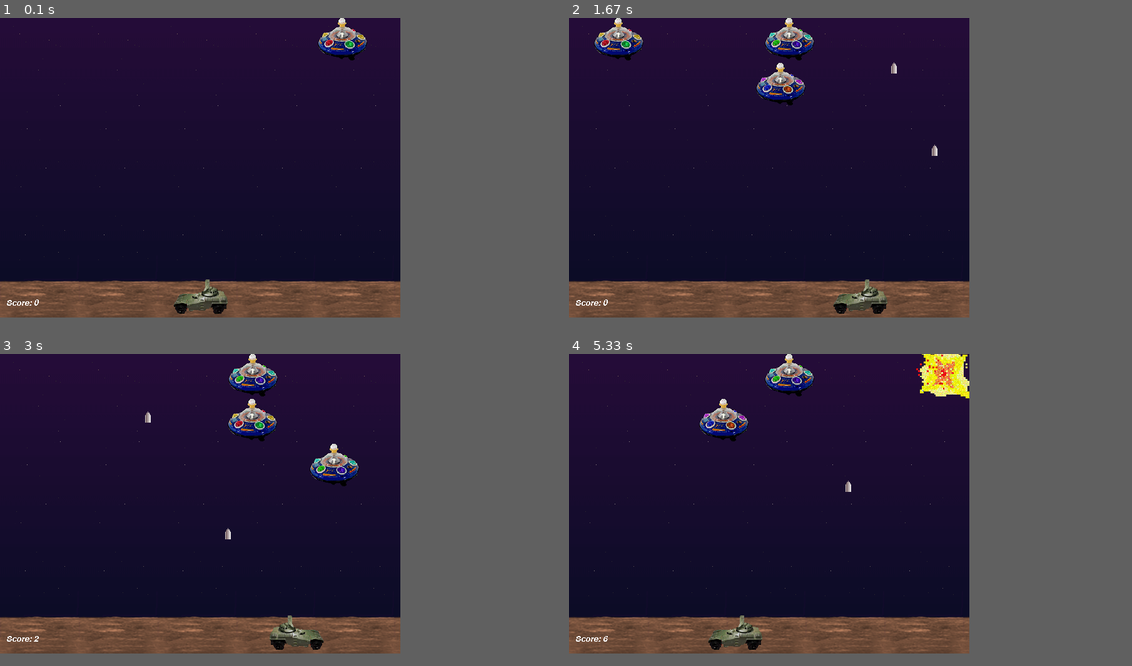
Above: before the commit, frames 1-4 (two rows, left to right).
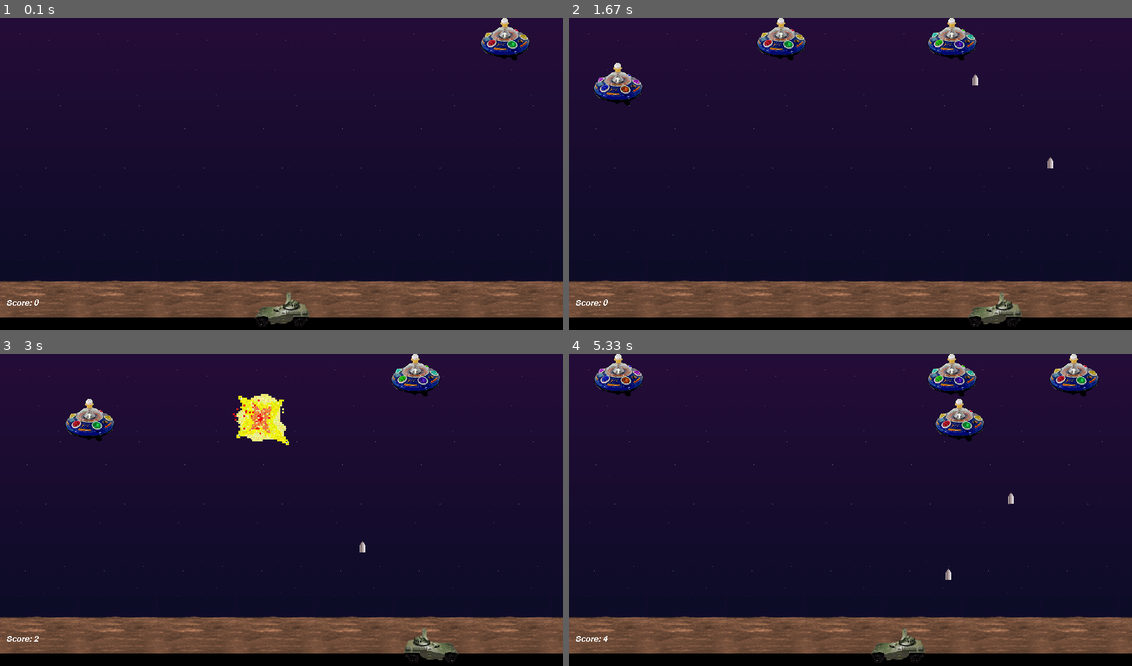
Above: after the commit, the same moments.

Repository: fmorriso/PyGame-Aliens-Example
Game: pygame game, started from aliens.py
Same seed, same stepped clock (60 frames per second), same inputs: the game is played once before the commit and once after it.
Inputs:
- Up to frame 1 (0.1 s): no input
- Up to frame 2 (1.67 s): hold Right 0.33-0.8 s; hold Right 0.83-1.3 s; tap Space at 0.9, 1.2, 1.4 s; tap F at 0.98 s; hold Left from 1.33 s (still down)
- Up to frame 3 (3 s): tap Space at 1.7, 1.97, 2.27, 2.4, 2.7 s; release Left at 1.87 s; hold Left 1.9-2.3 s; hold Right 2.33-2.97 s; tap F at 2.48 s
- Up to frame 4 (5.33 s): hold Left 3-3.47 s; tap Space at 3.07, 3.37, 3.57, 3.87, 4.07, 4.37, 4.57, 4.87, 5.13 s; hold Right 3.5-3.97 s; hold Right 4-4.47 s; tap F at 4.15 s; hold Left 4.5-5.03 s; hold Left from 5.07 s (still down)
In our replay, the window is 640x480 before the commit and 900x500 after it. These sizes can differ from the game's own. Grey fills any space a smaller window leaves; there, only what the larger window draws over its background counts as a difference.

The runs differ from the first frame. In frame 1, 29% of the frame differs, in the area x 30-100%, y 0-99%; in frame 2, 32%; in frame 3, 32%; in frame 4, 32%, in the area x 4-100%, y 0-99%.

Commit message:
introduce PyAutoGUI to begin scaling game size to device size

Diff:
--- a/aliens.py
+++ b/aliens.py
@@ -30,17 +30,27 @@
 # import basic pygame modules
 import pygame as pg
 
+# import library that allows us to intelligently scale the size of the game to the device it
+# is running on.
+import pyautogui
+
+from settings import Settings
+
 # see if we can load more than standard BMP
 if not pg.image.get_extended():
     raise SystemExit("Sorry, extended image module required")
 
+print(f'pygame version = {pg.version.ver}')
+
+settings = Settings()
 
 # game constants
 MAX_SHOTS = 2  # most player bullets onscreen
 ALIEN_ODDS = 22  # chances a new alien appears
 BOMB_ODDS = 60  # chances a new bomb will drop
 ALIEN_RELOAD = 12  # frames between new aliens
-SCREENRECT = pg.Rect(0, 0, 640, 480)
+# SCREENRECT = pg.Rect(0, 0, 640, 480)
+SCREENRECT = pg.Rect(0, 0, settings.screen_width, settings.screen_height)
 SCORE = 0
 
 main_dir = os.path.split(os.path.abspath(__file__))[0]
--- /dev/null
+++ b/settings.py
@@ -0,0 +1,20 @@
+import pyautogui
+
+class Settings:
+
+    def __init__(self):
+        """Initialize the game's settings."""
+        # Screen settings
+
+        # calculate game size as a percentage of device screen size
+        device_width, device_height = pyautogui.size()
+        self.screenPct: float = float(3.0 / 4.0)
+
+        # round scaled width and height to multiple of 100
+        game_width: int = int((device_width * self.screenPct // 100) * 100)
+        game_height: int = int((device_height * self.screenPct // 100) * 100)
+
+        self.scaleFactor = device_width / device_height + self.screenPct
+        # print(f'scale factor = {self.scaleFactor}')
+        self.screen_width = game_width
+        self.screen_height = game_height
